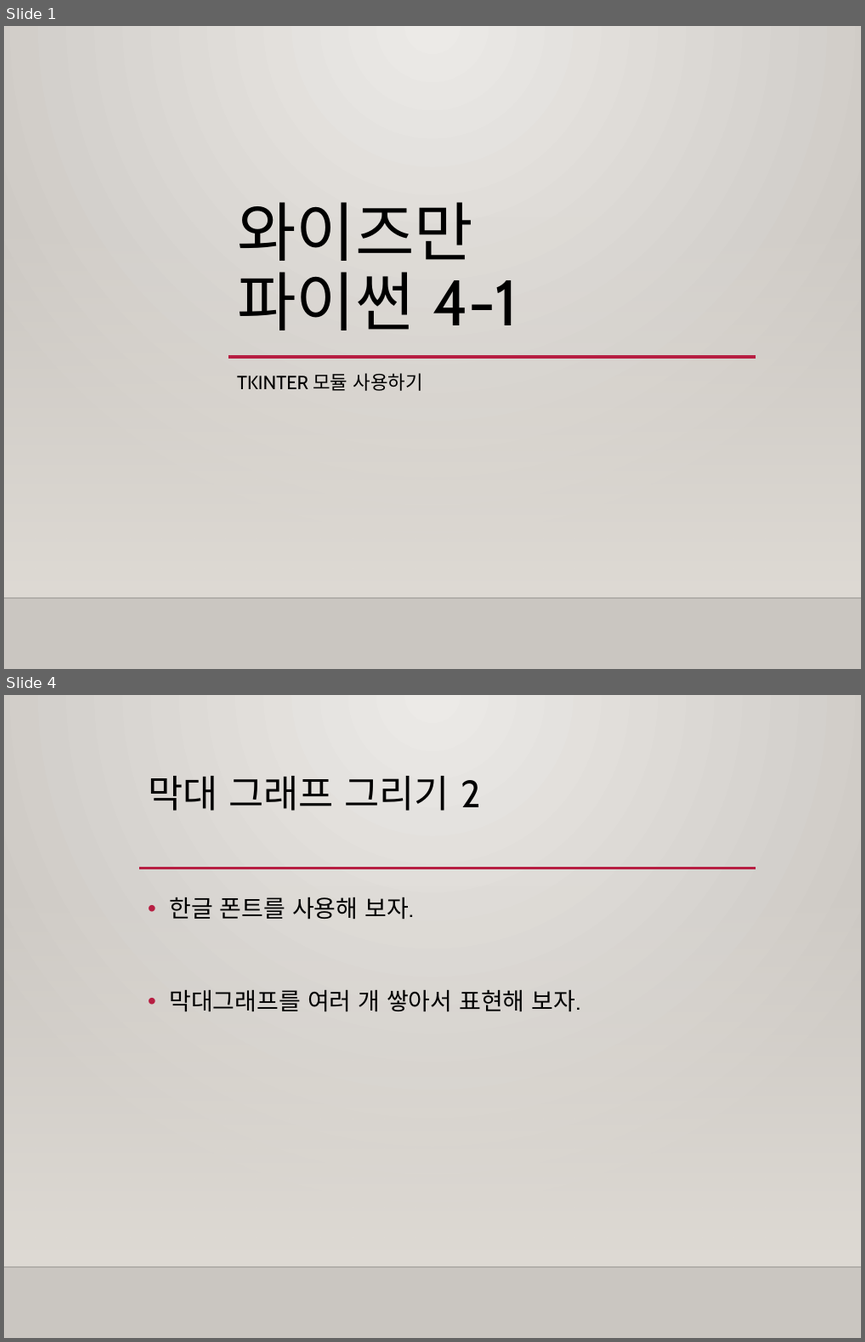
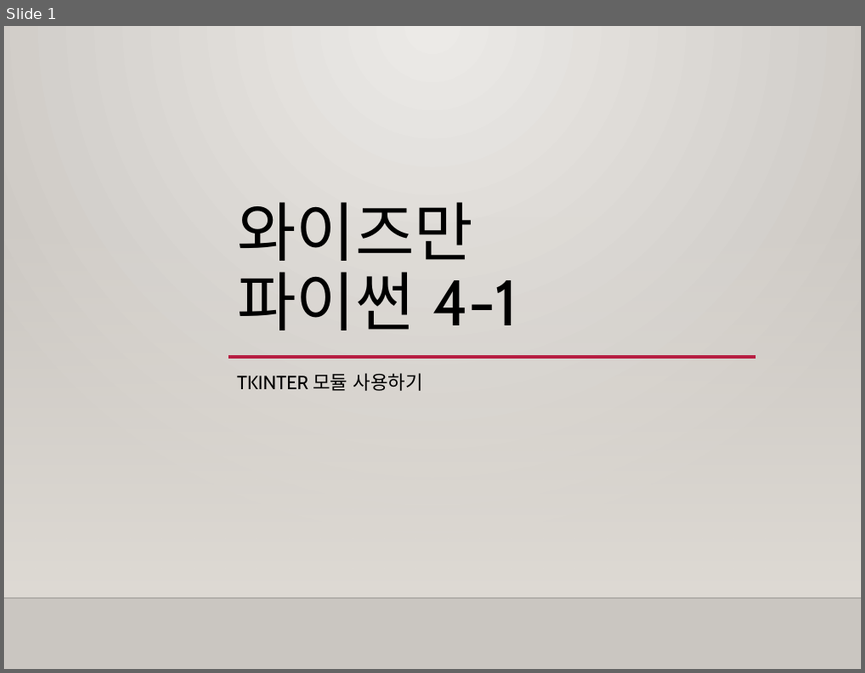
Before and after one commit to freshmea/weizman_python_class, a slide deck: textbook/파이썬4-1교시.pptx. Shown one above the other, each under a label of ours: slides 1 and 4 before the commit, slide 1 after it; the slides between them are not shown. The pictures are 865x1342 and 865x673 pixels, drawn with LibreOffice and Linux fonts; fonts in the diff are those of the drawing; background and template pictures are left out. Boxes give left, top, right and bottom in pixels: in the first picture for what was removed or moved away, otherwise in the second. Text is boxed around its words. In the diff, an @@ line names an element or a change of style, - is before the commit and + after.

```diff
--- a/textbook/파이썬4-1교시.pptx
+++ b/textbook/파이썬4-1교시.pptx
@@ slide 4 removed at box(4, 695, 861, 1338), background gradient #ECEAE7 to #CAC7C1; not listed: 2 template elements that a slide beside it also shows @@
@@ title removed at box(148, 776, 480, 811) @@
-막대 그래프 그리기 2
@@ line removed from (139, 868) to (755, 868) @@
@@ text removed at box(169, 897, 581, 1012) @@
-• 한글 폰트를 사용해 보자.
-• 막대그래프를 여러 개 쌓아서 표현해 보자.
```
Also in this commit, not shown: 2 slides changed, 8 slides added, 6 other slides removed, 3 other files.
